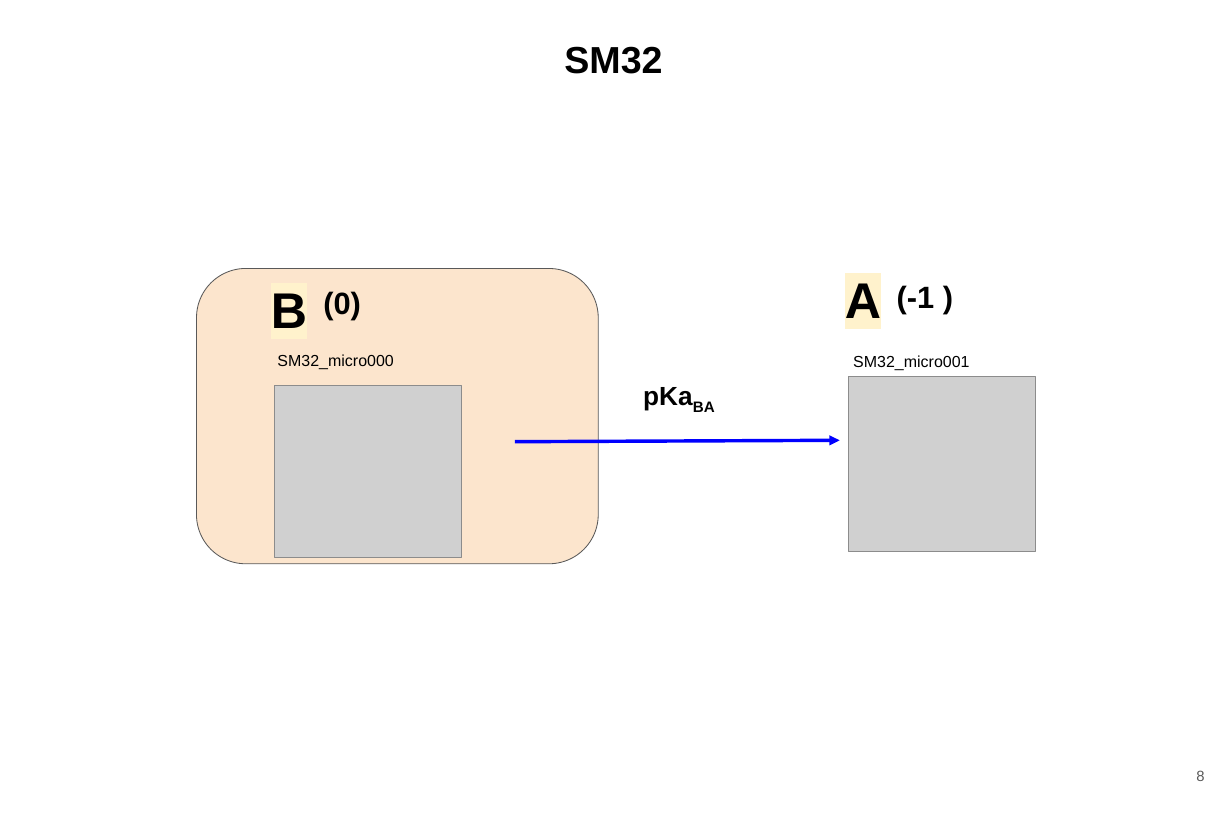
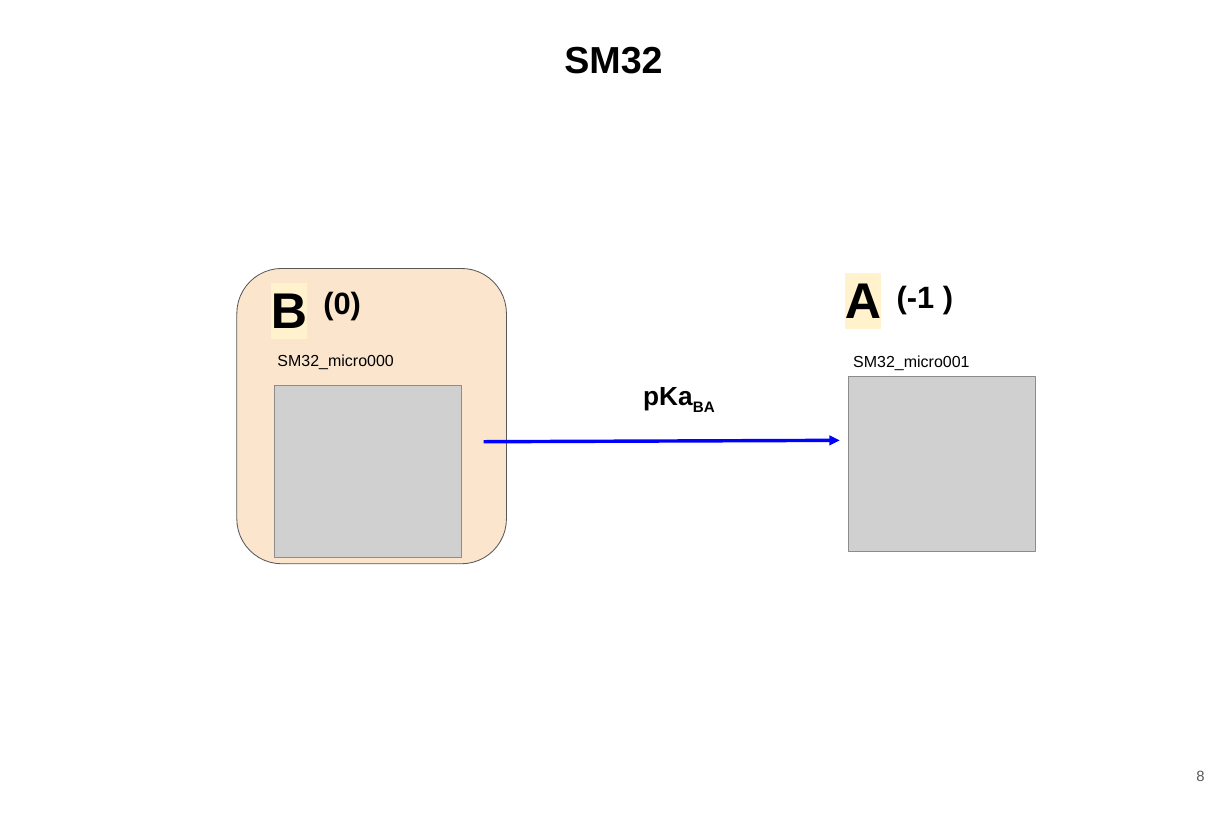
Before and after one commit to samplchallenges/SAMPL7, a slide deck: slide 8 of physical_property/pKa/transition_networks/transition-networks.pptx. Drawn at 1232x821 pixels with LibreOffice and Linux fonts; fonts in the diff are those of the drawing; grey boxes stand for pictures. Boxes give left, top, right and bottom in pixels: in the first picture for what was removed or moved away, otherwise in the second. Text is boxed around its words. In the diff, an @@ line names an element or a change of style, - is before the commit and + after.

```diff
--- a/physical_property/pKa/transition_networks/transition-networks.pptx
+++ b/physical_property/pKa/transition_networks/transition-networks.pptx
@@ rounded rectangle: place and size @@
-rounded rectangle at (196, 269, 598, 564)
+rounded rectangle at (237, 269, 506, 564)
@@ arrow moved from (515, 442) - (839, 440) to (484, 442) - (839, 440) @@
```
Also in this commit, not shown: 9 other slides changed, 1 other file.
